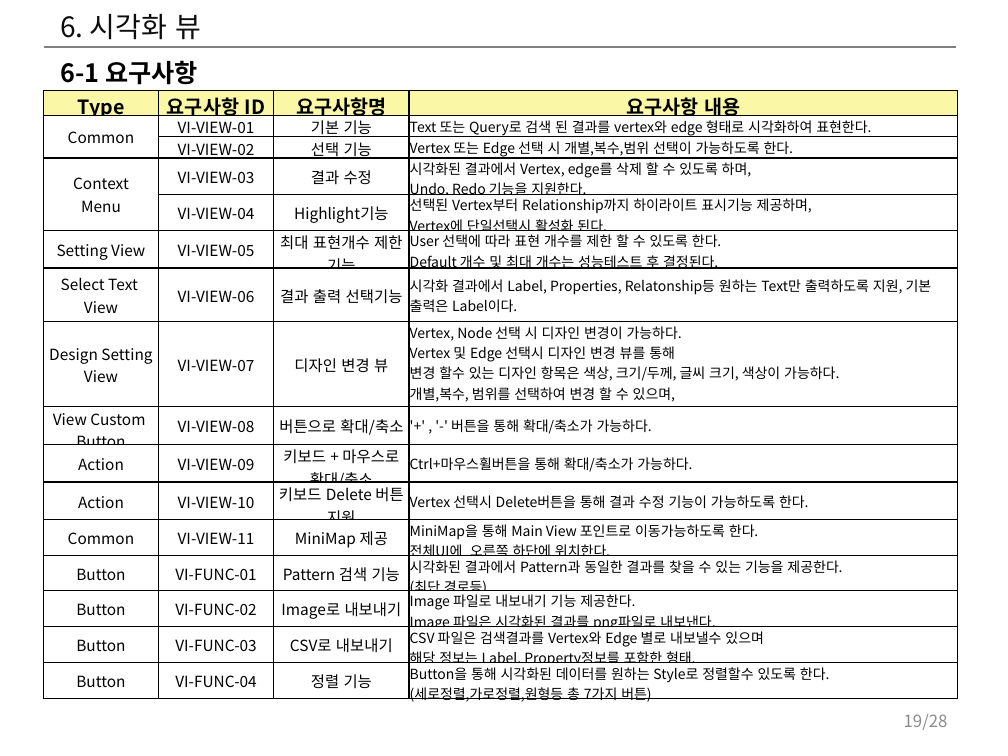
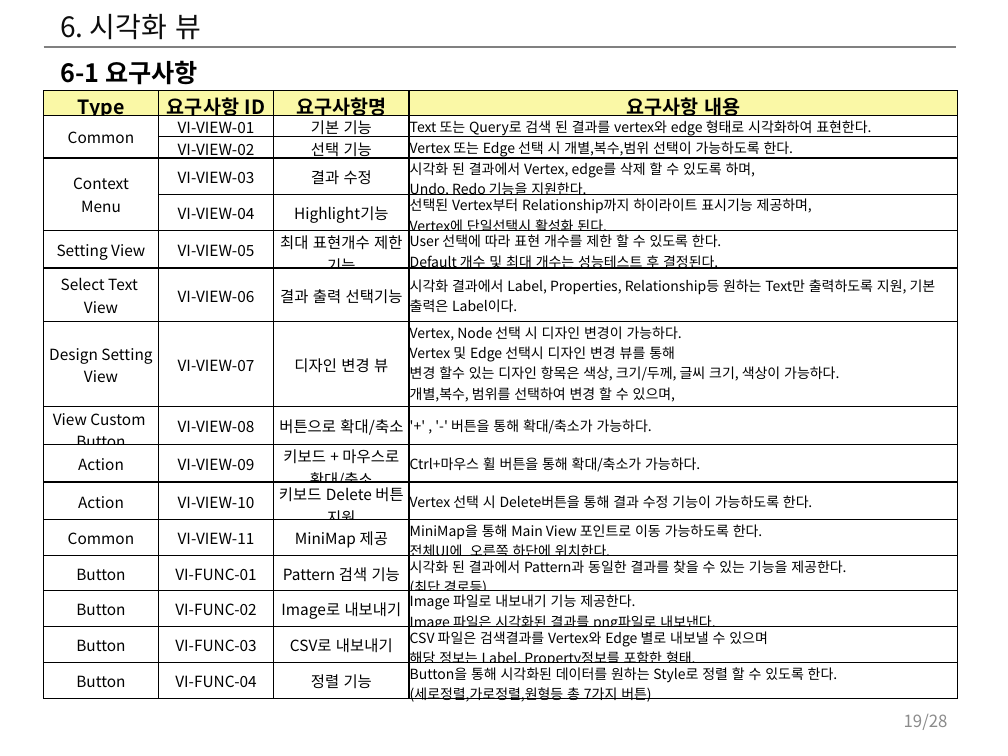
Before and after one commit to postech-dblab-iitp/visual-tool, a slide deck: slide 19 of ViT_docs/시각화도구_UI_UX_기획서.pptx. Drawn at 1008x756 pixels with LibreOffice and Linux fonts; fonts in the diff are those of the drawing. Boxes give left, top, right and bottom in pixels: in the first picture for what was removed or moved away, otherwise in the second. Text is boxed around its words. In the diff, an @@ line names an element or a change of style, - is before the commit and + after.

Commit message:
설계 스펙 변경으로 인한 요구사항 명세서 업데이트 및 타문서와 sync 작업 - Language 변경 : Gremlin -> GQL - Driver 명칭 수정 : Driver for IITP GDBMS -> Graph Driver - Table, 그림등 sync

```diff
--- a/ViT_docs/시각화도구_UI_UX_기획서.pptx
+++ b/ViT_docs/시각화도구_UI_UX_기획서.pptx
@@ table at (43,91,958,706) @@
-row 4, column 4: 시각화된 결과에서 Vertex, edge를 삭제 할 수 있도록 하며, Undo, Redo 기능을 지원한다.
+row 4, column 4: 시각화 된 결과에서 Vertex, edge를 삭제 할 수 있도록 하며, Undo, Redo 기능을 지원한다.
-row 7, column 4: 시각화 결과에서 Label, Properties, Relatonship등 원하는 Text만 출력하도록 지원, 기본 출력은 Label이다.
+row 7, column 4: 시각화 결과에서 Label, Properties, Relationship등 원하는 Text만 출력하도록 지원, 기본 출력은 Label이다.
-row 10, column 4: Ctrl+마우스휠버튼을 통해 확대/축소가 가능하다.
+row 10, column 4: Ctrl+마우스 휠 버튼을 통해 확대/축소가 가능하다.
-row 11, column 4: Vertex 선택시 Delete버튼을 통해 결과 수정 기능이 가능하도록 한다.
+row 11, column 4: Vertex 선택 시 Delete버튼을 통해 결과 수정 기능이 가능하도록 한다.
-row 12, column 4: MiniMap을 통해 Main View 포인트로 이동가능하도록 한다. 전체UI에 오른쪽 하단에 위치한다.
+row 12, column 4: MiniMap을 통해 Main View 포인트로 이동 가능하도록 한다. 전체UI에 오른쪽 하단에 위치한다.
-row 13, column 4: 시각화된 결과에서 Pattern과 동일한 결과를 찾을 수 있는 기능을 제공한다. / (최단 경로등)
+row 13, column 4: 시각화 된 결과에서 Pattern과 동일한 결과를 찾을 수 있는 기능을 제공한다. / (최단 경로등)
-row 15, column 4: CSV 파일은 검색결과를 Vertex와 Edge 별로 내보낼수 있으며 해당 정보는 Label, Property정보를 포함한 형태.
+row 15, column 4: CSV 파일은 검색결과를 Vertex와 Edge 별로 내보낼 수 있으며 해당 정보는 Label, Property정보를 포함한 형태.
-row 16, column 4: Button을 통해 시각화된 데이터를 원하는 Style로 정렬할수 있도록 한다. (세로정렬,가로정렬,원형등 총 7가지 버튼)
+row 16, column 4: Button을 통해 시각화된 데이터를 원하는 Style로 정렬 할 수 있도록 한다. (세로정렬,가로정렬,원형등 총 7가지 버튼)
```
Also in this commit, not shown: 5 other slides changed, 2 other files.
